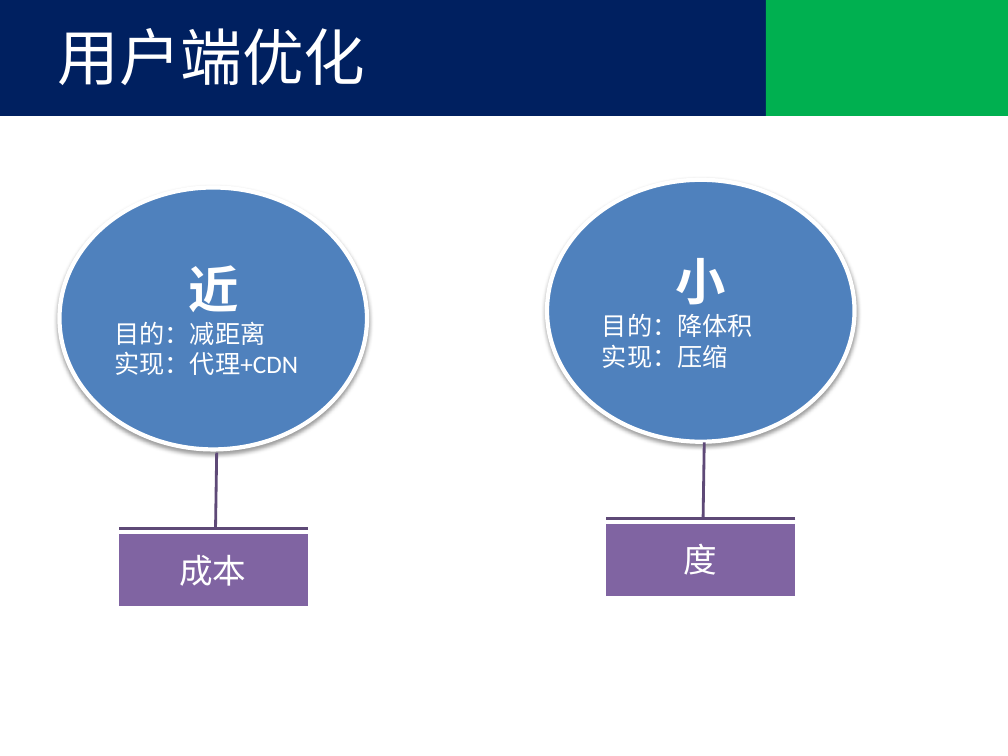
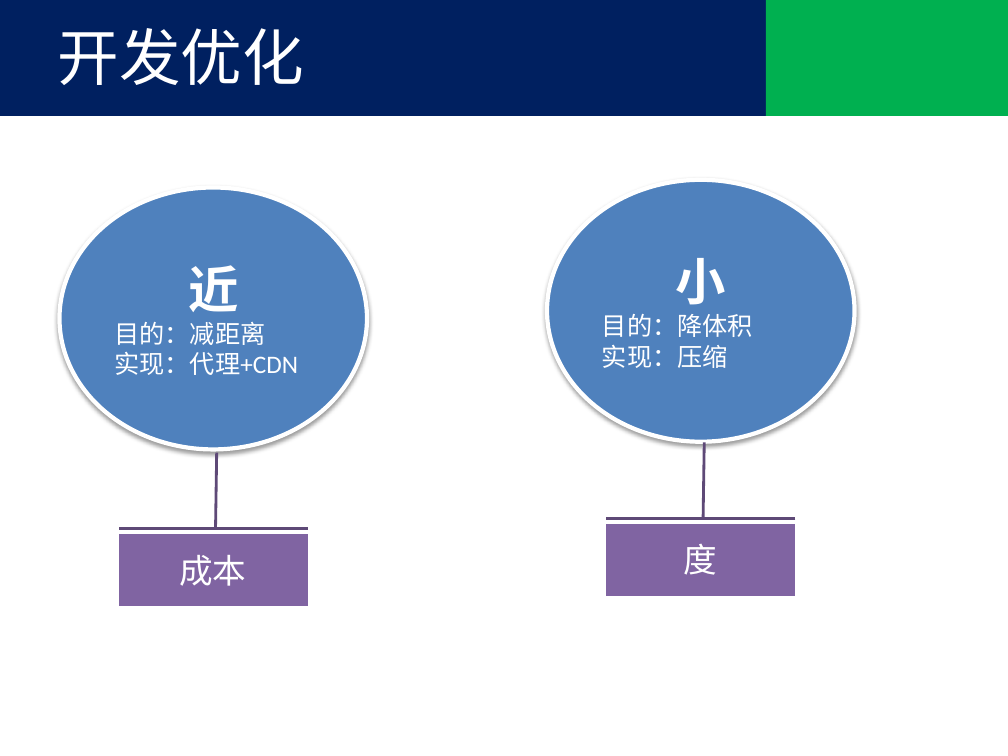
Before and after one commit to tjx222/javatrain, a slide deck: slide 10 of 前端优化.pptx (slide 8 before the commit). Drawn at 1008x756 pixels with LibreOffice and Linux fonts; fonts in the diff are those of the drawing; background and template pictures are left out. Boxes give left, top, right and bottom in pixels: in the first picture for what was removed or moved away, otherwise in the second. Text is boxed around its words. In the diff, an @@ line names an element or a change of style, - is before the commit and + after.

```diff
--- a/前端优化.pptx
+++ b/前端优化.pptx
@@ text at (58,28,304,85): text changed @@
-用户端优化
+开发优化
```
Also in this commit, not shown: 6 other slides changed, 2 slides added.
